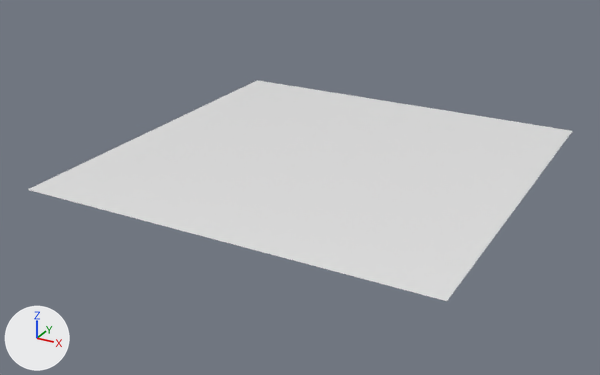
The Blender file scene1.blend, before and after one commit.
Camera for both pictures: a 50 mm lens placed at (17.6, -34.4, 15.3), pointed at (-0.4, -1.8, -1.0). The lights are fixed; the arrows at lower left show +X, +Y and +Z.
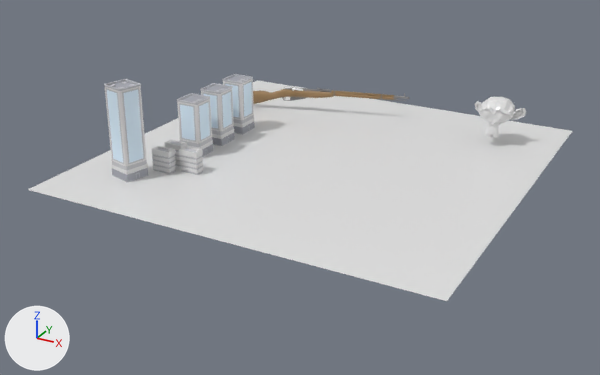
Where the change shows, as pixel boxes [x1, y1, x2, y2] in the pictures (600 x 375 px):
'skyscraperB', added: after [104, 79, 148, 183]
'skyscraperA.002', added: after [177, 93, 213, 157]
'skyscraperA.001', added: after [200, 83, 235, 146]
'skyscraperA', added: after [222, 74, 255, 135]
'mosin9130', added (brown): after [253, 87, 409, 104]
'monkey', added: after [475, 97, 526, 138]
'low_wideA.002', added: after [179, 147, 203, 175]
'low_wideA.001', added: after [151, 146, 176, 174]
'low_wideA', added: after [164, 139, 187, 166]

Patch to the scene script:
```diff
--- a/scene1.blend.py
+++ b/scene1.blend.py
@@ ob_skyscraperb @@
+ob_skyscraperb = bpy.data.objects.new('skyscraperB', me_skyscraperb)  # 368 vertices, 732 faces; spans x -0.62..0.62, y 0.0..4.48, z -0.62..0.62; in mat_trim_001 (white #dff2ff), mat_border_002 (light grey #c5c7cb), mat_defaultmat_002 (light grey #e2e2e2), mat_door_001 (grey #a7aab2), mat_window_001 (white #dff2ff)
+ob_skyscraperb.location = (-6.94, -6.45, 0.0)
+ob_skyscraperb.rotation_euler = (1.571, 0.0, 1.318)  # degrees (90, 0, 76)
@@ ob_low_widea_002 @@
+ob_low_widea_002 = bpy.data.objects.new('low_wideA.002', me_low_widea_002)  # 96 vertices, 194 faces; spans x -0.5..0.5, y 0.0..1.15, z -0.25..0.25; in mat_defaultmat_001 (light grey #e2e2e2), mat_border_001 (light grey #c5c7cb)
+ob_low_widea_002.location = (-4.71, -4.62, 0.0)
+ob_low_widea_002.rotation_euler = (1.571, 0.0, 0.0)  # degrees (90, 0, 0)
@@ ob_low_widea_001 @@
+ob_low_widea_001 = bpy.data.objects.new('low_wideA.001', me_low_widea_002.copy())
+ob_low_widea_001.location = (-5.91, -5.17, 0.0)
+ob_low_widea_001.rotation_euler = (1.571, 0.0, 0.0)  # degrees (90, 0, 0)
@@ ob_low_widea @@
+ob_low_widea = bpy.data.objects.new('low_wideA', me_low_widea_002.copy())
+ob_low_widea.location = (-5.91, -4.17, 0.0)
+ob_low_widea.rotation_euler = (1.571, 0.0, 0.0)  # degrees (90, 0, 0)
@@ ob_skyscrapera @@
+ob_skyscrapera = bpy.data.objects.new('skyscraperA', me_skyscrapera_002)  # 288 vertices, 572 faces; spans x -0.62..0.62, y 0.0..2.88, z -0.62..0.62; in mat_border (light grey #c5c7cb), mat_door (grey #a7aab2), mat_defaultmat (light grey #e2e2e2), mat_window (white #dff2ff), mat_trim (white #dff2ff)
+ob_skyscrapera.location = (-5.92, 1.48, 0.0)
+ob_skyscrapera.rotation_euler = (1.571, 0.0, 1.571)  # degrees (90, 0, 90)
@@ ob_skyscrapera_001 @@
+ob_skyscrapera_001 = bpy.data.objects.new('skyscraperA.001', me_skyscrapera_002.copy())
+ob_skyscrapera_001.location = (-5.92, -0.52, 0.0)
+ob_skyscrapera_001.rotation_euler = (1.571, 0.0, 1.571)  # degrees (90, 0, 90)
@@ ob_skyscrapera_002 @@
+ob_skyscrapera_002 = bpy.data.objects.new('skyscraperA.002', me_skyscrapera_002.copy())
+ob_skyscrapera_002.location = (-5.92, -2.52, 0.0)
+ob_skyscrapera_002.rotation_euler = (1.571, 0.0, 1.571)  # degrees (90, 0, 90)
@@ ob_mosin9130 @@
+ob_mosin9130 = bpy.data.objects.new('mosin9130', me_mosin9130)  # 747 vertices, 1372 faces; spans x -0.17..0.29, y -0.75..0.74, z -4.98..5.0; in mat_material_004 (grey #7f7d7d), mat_material_005 (white #fafafa), mat_material_006 (brown #9b7b53)
+ob_mosin9130.location = (-3.36, 6.26, 0.75)
+ob_mosin9130.rotation_euler = (1.571, 0.0, -1.319)  # degrees (90, 0, -76)
@@ ob_monkey @@
+ob_monkey = bpy.data.objects.new('monkey', me_suzanne)  # 507 vertices, 967 faces; spans x -1.37..1.37, y -0.98..0.98, z -0.85..0.85; in mat_none_001 (white #e7e7e7)
+ob_monkey.location = (6.8, 6.23, 1.44)
+ob_monkey.rotation_euler = (1.571, 0.0, 0.0)  # degrees (90, 0, 0)
```
